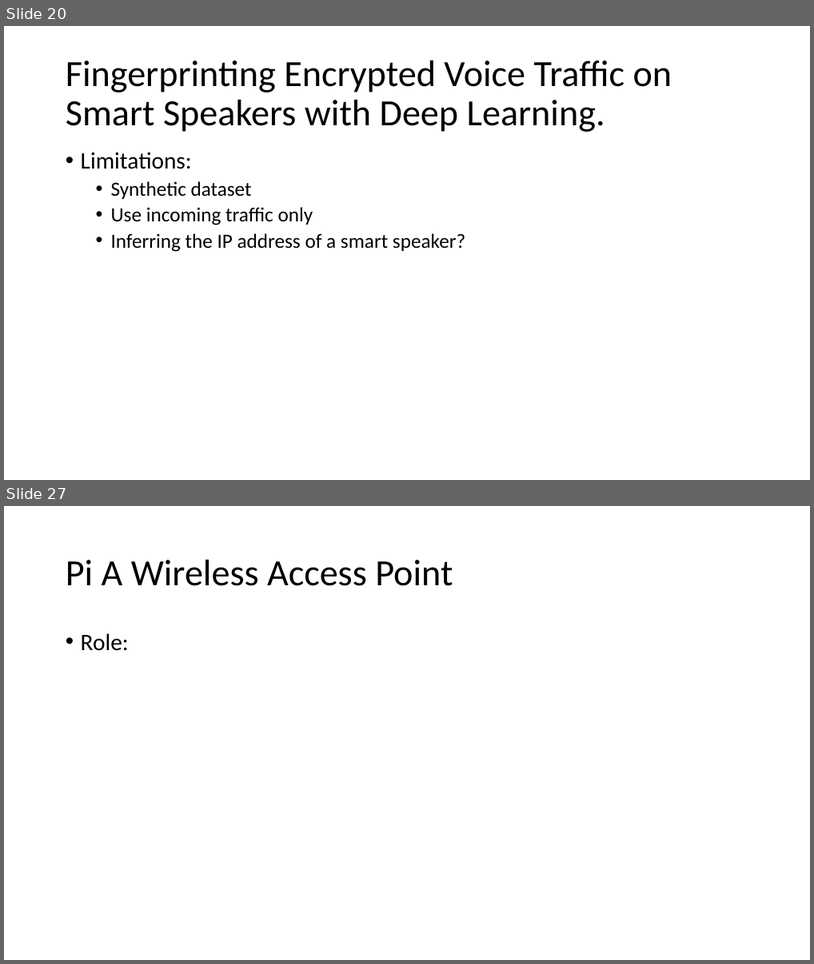
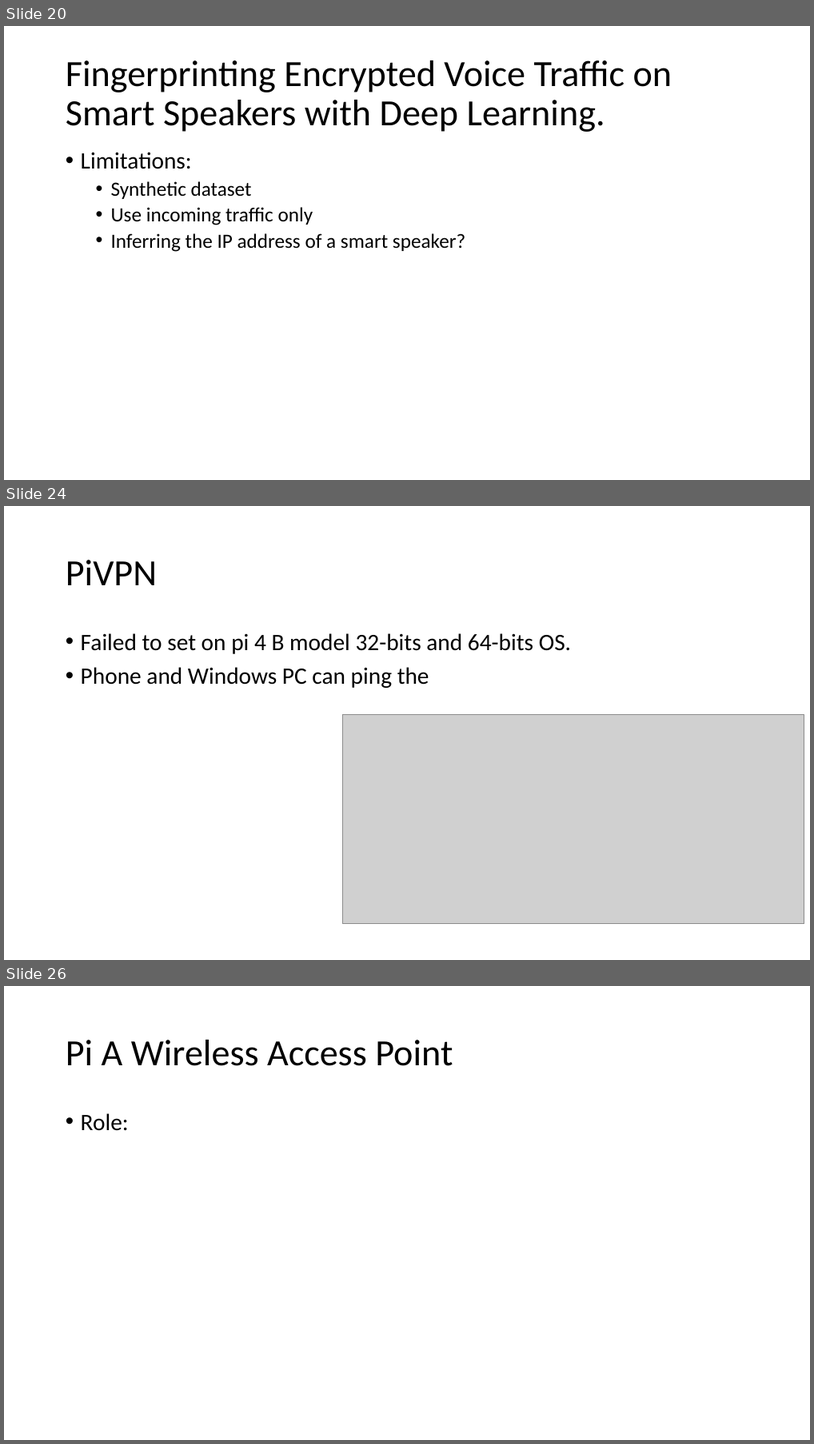
Before and after one commit to GXG-CS/Pi-Alexa, a slide deck: Presentation1.pptx. Shown one above the other, each under a label of ours: slides 20 and 27 before the commit, slides 20, 24 and 26 after it; the slides between them are not shown. The pictures are 814x964 and 814x1444 pixels, drawn with LibreOffice and Linux fonts; fonts in the diff are those of the drawing; grey boxes stand for pictures. Boxes give left, top, right and bottom in pixels: in the first picture for what was removed or moved away, otherwise in the second. Text is boxed around its words. In the diff, an @@ line names an element or a change of style, - is before the commit and + after.

```diff
--- a/Presentation1.pptx
+++ b/Presentation1.pptx
@@ slide 24 added at [4, 506, 810, 960], background #FFFFFF @@
@@ title added at [66, 560, 157, 585], 44 pt, text #000000 @@
+PiVPN
@@ text added at [81, 633, 571, 688], 28 pt, text #000000 @@
+• Failed to set on pi 4 B model 32-bits and 64-bits OS.
+• Phone and Windows PC can ping the
@@ picture added at [342, 714, 805, 924] @@
@@ what was slide 27 is now slide 26 @@
```
Also in this commit, not shown: 3 slides changed, 1 other slide added, 3 slides removed.
